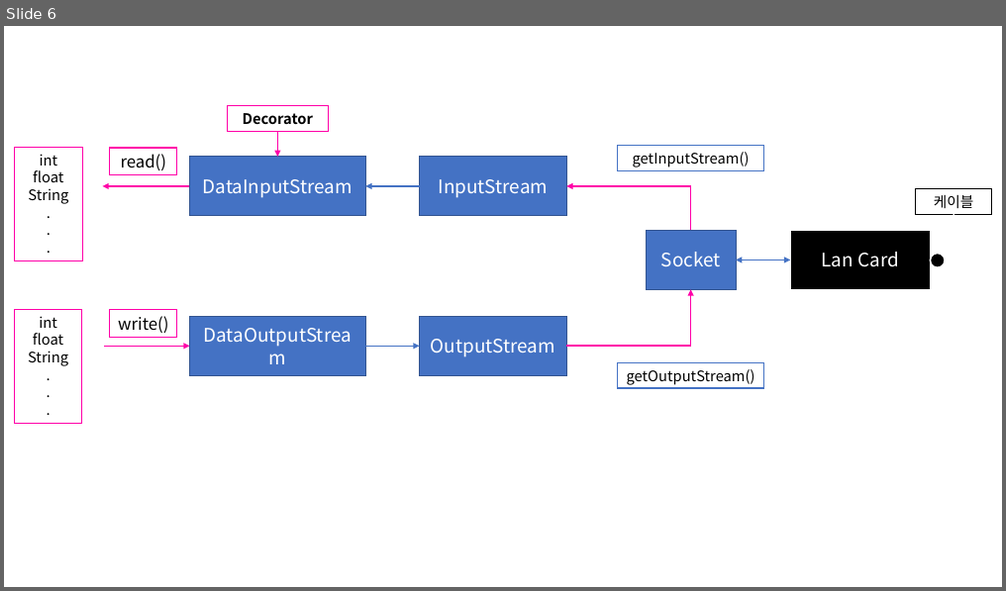
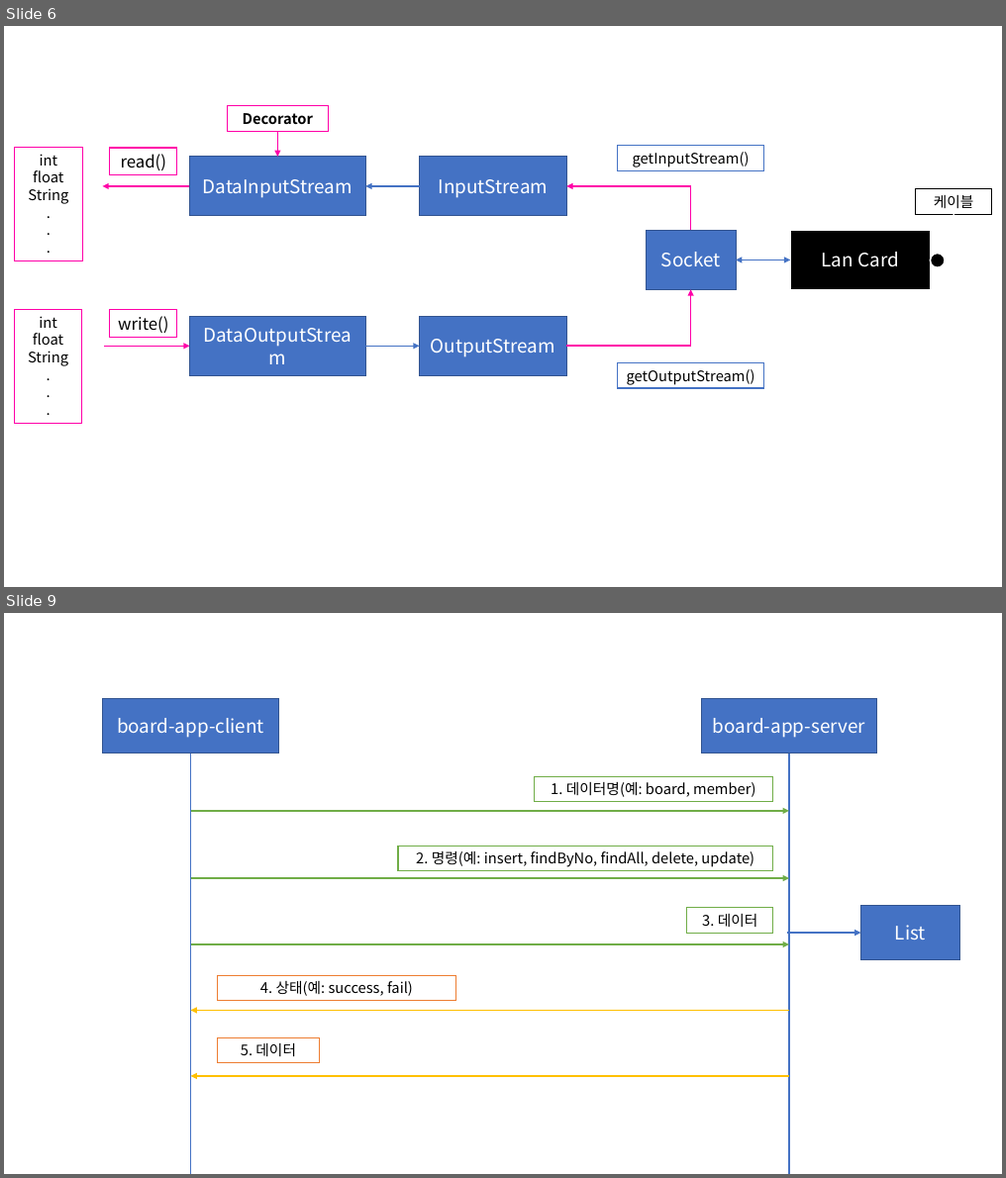
Before and after one commit to Dingadung/2022-study-workspace, a slide deck: study-note/자바/2022-08-16 내용정리.pptx. Shown one above the other, each under a label of ours: slide 6 before the commit, slides 6 and 9 after it; the slides between them are not shown. The pictures are 1006x591 and 1006x1178 pixels, drawn with LibreOffice and Linux fonts; fonts in the diff are those of the drawing. Boxes give left, top, right and bottom in pixels: in the first picture for what was removed or moved away, otherwise in the second. Text is boxed around its words. In the diff, an @@ line names an element or a change of style, - is before the commit and + after.

```diff
--- a/study-note/자바/2022-08-16 내용정리.pptx
+++ b/study-note/자바/2022-08-16 내용정리.pptx
@@ slide 9 added at (4,613,1002,1174), background #FFFFFF @@
@@ rectangle added at (103,699,278,753), fill #4472C4, outline #325491 1 pt, 18 pt, text #FFFFFF @@
+board-app-client
@@ rectangle added at (702,699,877,753), fill #4472C4, outline #325491 1 pt, 18 pt, text #FFFFFF @@
+board-app-server
@@ line added from (190, 753) to (190, 1174), #4472C4 1.5 pt @@
@@ line added from (789, 753) to (789, 1174), #4472C4 1.5 pt @@
@@ rectangle added at (534,777,773,802), fill #FFFFFF, outline #70AD47 1 pt, 14 pt, text #000000 @@
+1. 데이터명(예: board, member)
@@ arrow added from (190, 811) to (789, 811), #70AD47 1.5 pt @@
@@ rectangle added at (398,846,773,871), fill #FFFFFF, outline #70AD47 1 pt, 14 pt, text #000000 @@
+2. 명령(예: insert, findByNo, findAll, delete, update)
@@ arrow added from (190, 878) to (789, 878), #70AD47 1.5 pt @@
@@ rectangle added at (687,908,773,934), fill #FFFFFF, outline #70AD47 1 pt, 14 pt, text #000000 @@
+3. 데이터
@@ rectangle added at (861,906,960,960), fill #4472C4, outline #325491 1 pt, 18 pt, text #FFFFFF @@
+List
@@ arrow added from (788, 933) to (861, 933), #4472C4 1.5 pt @@
@@ arrow added from (190, 945) to (789, 945), #70AD47 1.5 pt @@
@@ rectangle added at (217,976,456,1001), fill #FFFFFF, outline #ED7D31 1 pt, 14 pt, text #000000 @@
+4. 상태(예: success, fail)
@@ arrow added from (789, 1011) to (190, 1011), #FFC000 1.5 pt @@
@@ rectangle added at (217,1039,319,1063), fill #FFFFFF, outline #ED7D31 1 pt, 14 pt, text #000000 @@
+5. 데이터
@@ arrow added from (789, 1076) to (190, 1076), #FFC000 1.5 pt @@
```
Also in this commit, not shown: 2 other slides added, 2 slides removed.
